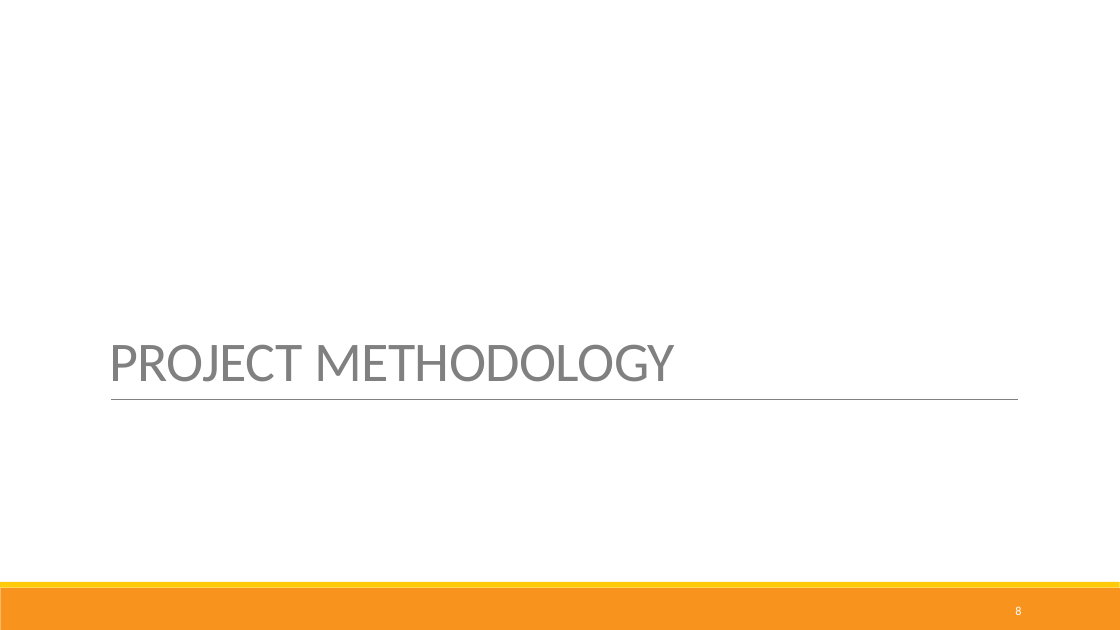
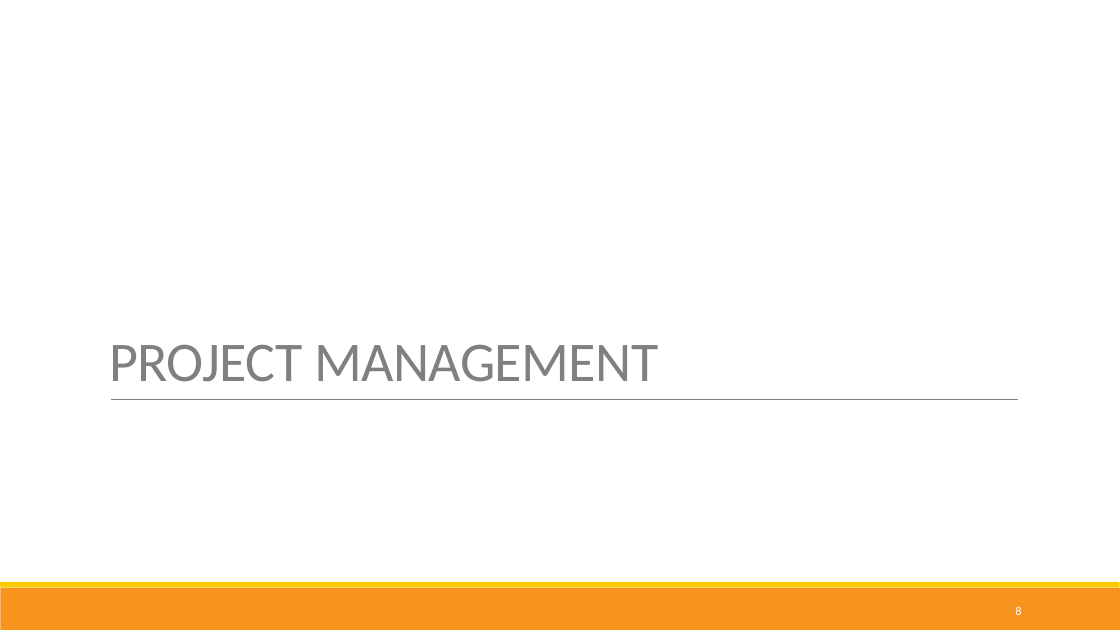
Before and after one commit to nappydevelopment/Nappy-the-ingenious-docs, a slide deck: slide 8 of presentation/Final/Final.pptx. Drawn at 1120x630 pixels with LibreOffice and Linux fonts; fonts in the diff are those of the drawing. Boxes give left, top, right and bottom in pixels: in the first picture for what was removed or moved away, otherwise in the second. Text is boxed around its words. In the diff, an @@ line names an element or a change of style, - is before the commit and + after.

```diff
--- a/presentation/Final/Final.pptx
+++ b/presentation/Final/Final.pptx
@@ title at <box>109,344,658,382</box>: text changed @@
-PROJECT METHODOLOGY
+PROJECT MANAGEMENT
```
Also in this commit, not shown: 1 other slide changed, 5 slides added, 2 slides removed.
